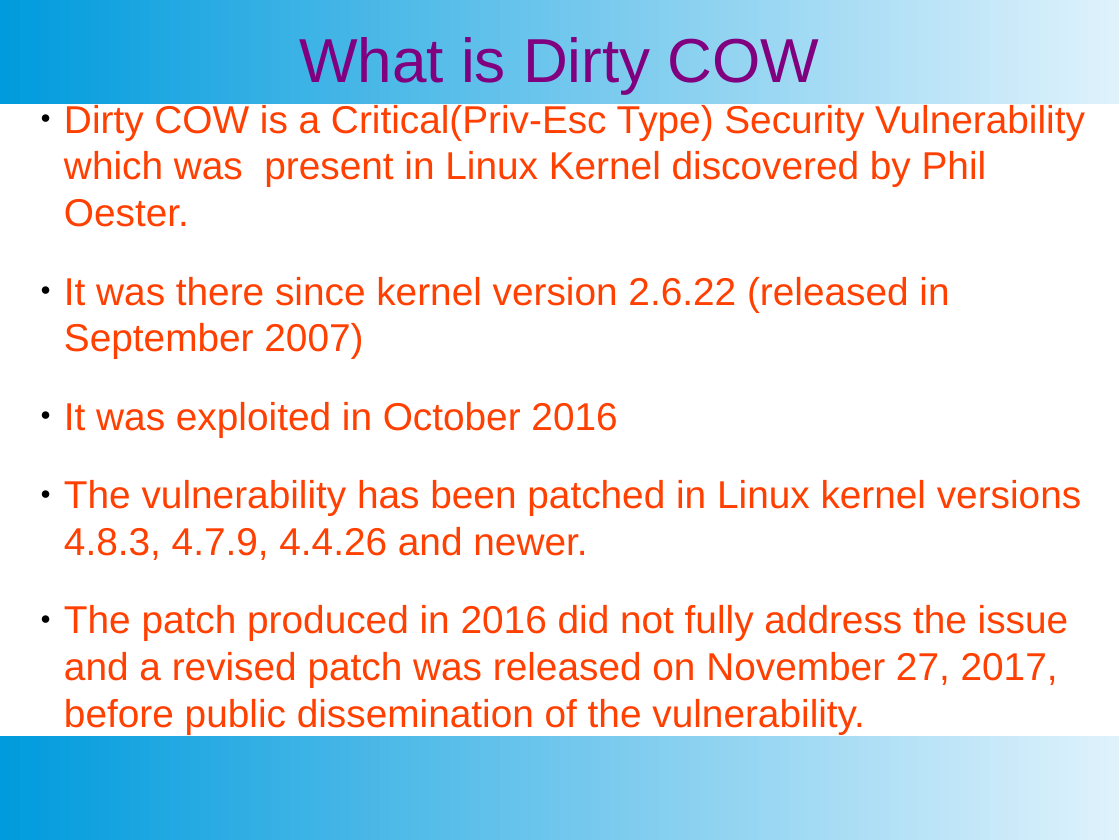
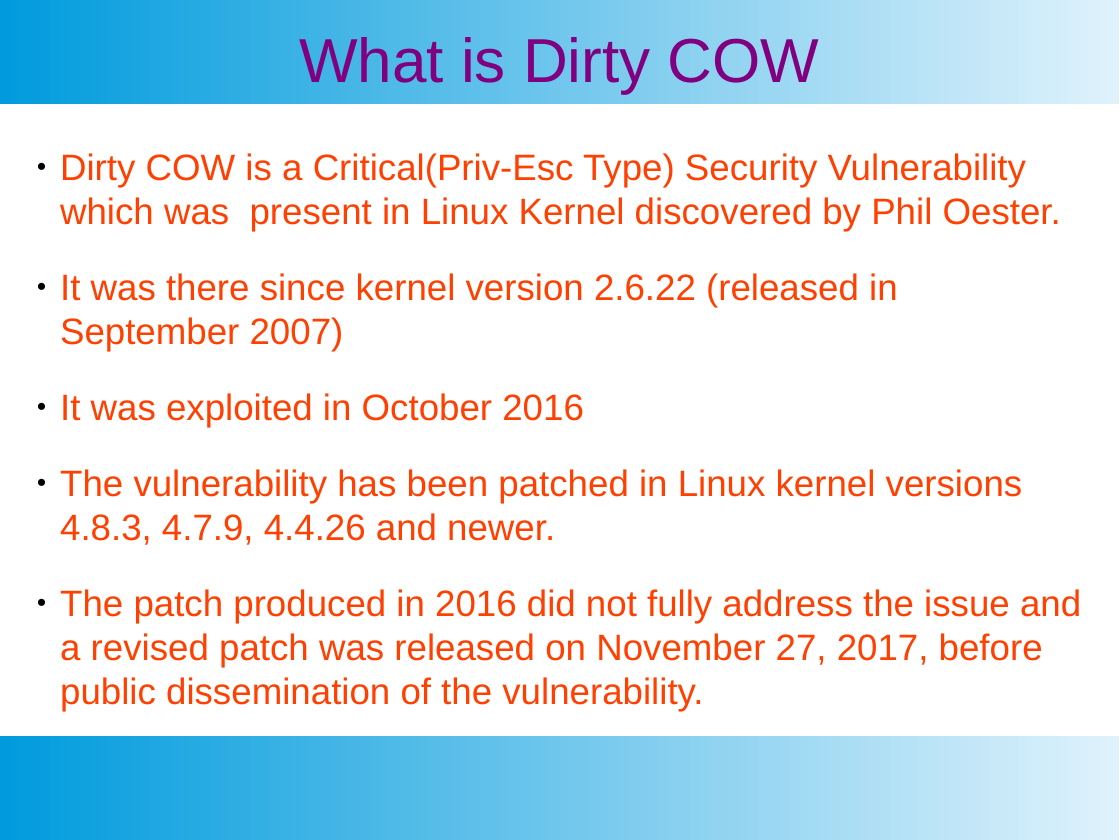
Before and after one commit to SubhajitCode/Seminar, a slide deck: slide 4 of Seminar 02/Seminar 2.pptx. Drawn at 1120x840 pixels with LibreOffice and Linux fonts; fonts in the diff are those of the drawing. Boxes give left, top, right and bottom in pixels: in the first picture for what was removed or moved away, otherwise in the second. Text is boxed around its words. In the diff, an @@ line names an element or a change of style, - is before the commit and + after.

```diff
--- a/Seminar 02/Seminar 2.pptx
+++ b/Seminar 02/Seminar 2.pptx
@@ text "Dirty COW is a Critical(Priv-Esc ...": place and size @@
-text "Dirty COW is a Critical(Priv-Esc ..." at [64,102,1085,734]
+text "Dirty COW is a Critical(Priv-Esc ..." at [60,153,1081,712]
@@ text "Dirty COW is a Critical(Priv-Esc ..." at [60,153,1081,712]: size 27.5 to 26 pt @@
```
Also in this commit, not shown: 5 other slides changed, 1 slide added, 6 other files.
